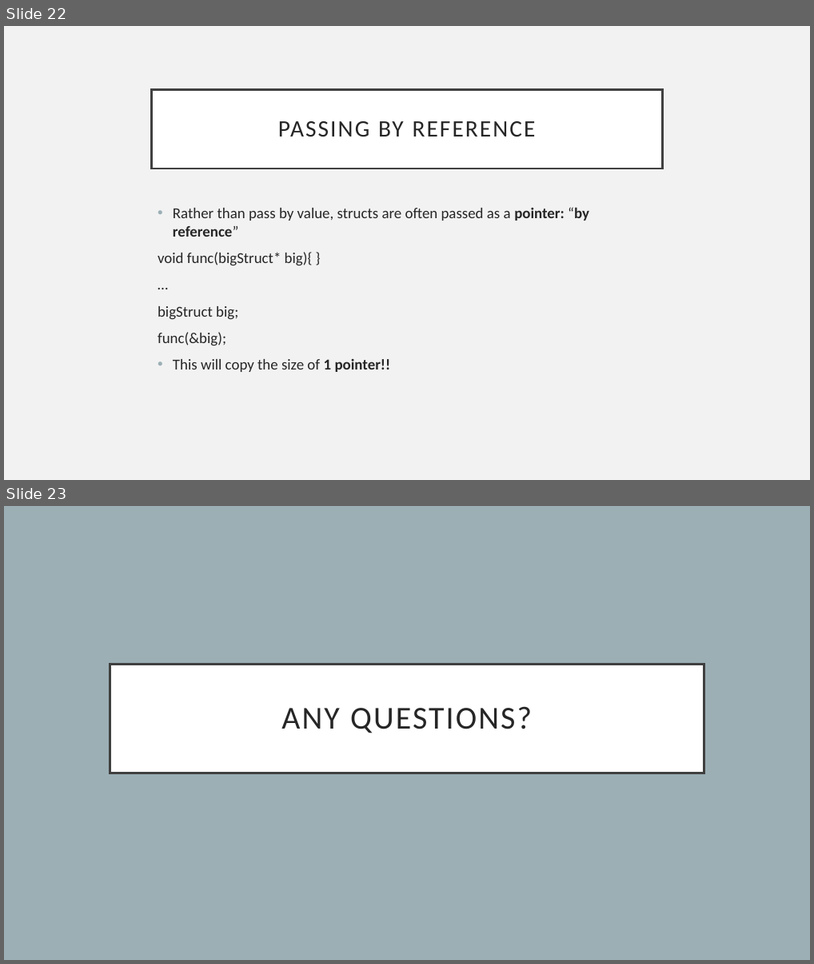
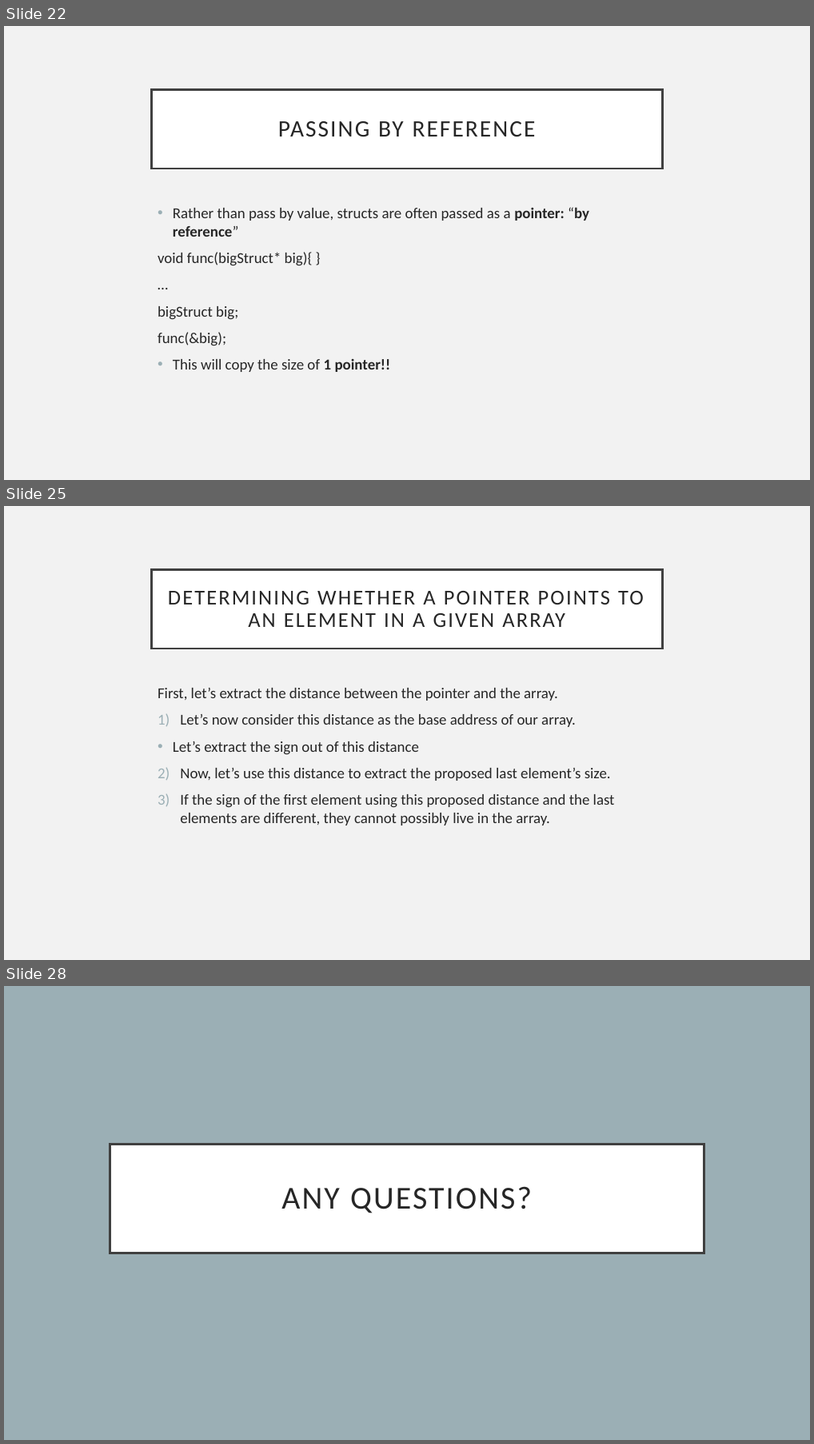
Before and after one commit to glu99331/glu99331.github.io, a slide deck: files/CS449/Petrucci/CS_0449_Recitation_3.pptx. Shown one above the other, each under a label of ours: slides 22 and 23 before the commit, slides 22, 25 and 28 after it; the slides between them are not shown. The pictures are 814x964 and 814x1444 pixels, drawn with LibreOffice and Linux fonts; fonts in the diff are those of the drawing. Boxes give left, top, right and bottom in pixels: in the first picture for what was removed or moved away, otherwise in the second. Text is boxed around its words. In the diff, an @@ line names an element or a change of style, - is before the commit and + after.

```diff
--- a/files/CS449/Petrucci/CS_0449_Recitation_3.pptx
+++ b/files/CS449/Petrucci/CS_0449_Recitation_3.pptx
@@ slide 25 added at (4, 506, 810, 960), background #F2F2F2 @@
@@ title added at (152, 569, 662, 648), fill #FFFFFF, outline #404040 2.5 pt, 25.2 pt, text #262626 @@
+DETERMINING WHETHER A POINTER POINTS TO AN ELEMENT IN A GIVEN ARRAY
@@ text added at (158, 688, 615, 825), 18 pt, text #262626 @@
+First, let’s extract the distance between the pointer and the array.
+1) Let’s now consider this distance as the base address of our array.
+• Let’s extract the sign out of this distance
+2) Now, let’s use this distance to extract the proposed last element’s size.
+3) If the sign of the first element using this proposed distance and the last elements are different, they cannot possibly live in the array.
@@ what was slide 23 is now slide 28 @@
```
Also in this commit, not shown: 4 other slides added.
